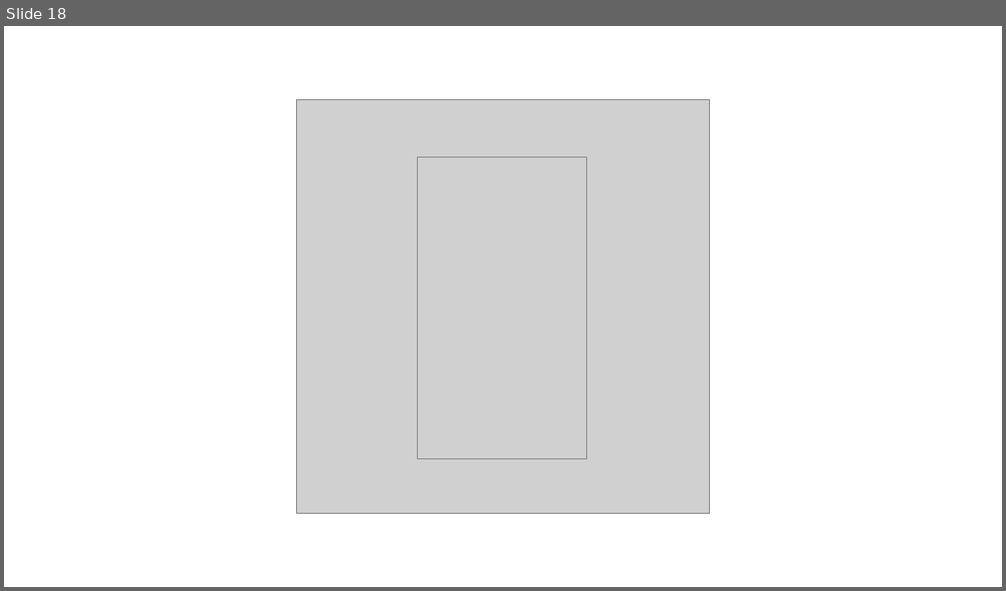
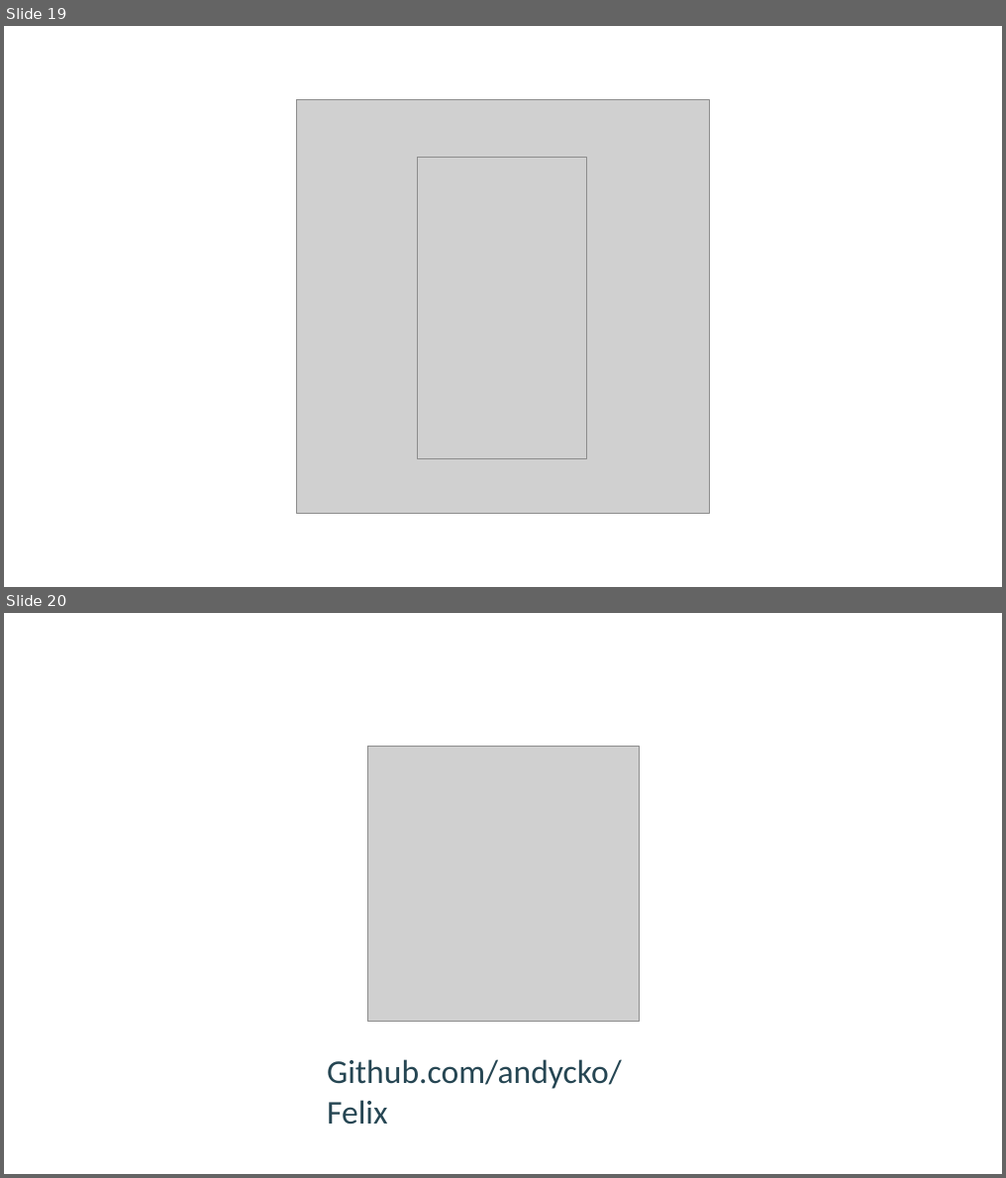
Before and after one commit to Andycko/Felix, a slide deck: Docs/Andrej Szalma-SOČ.pptx. Shown one above the other, each under a label of ours: slide 18 before the commit, slides 19 and 20 after it. The pictures are 1006x591 and 1006x1178 pixels, drawn with LibreOffice and Linux fonts; fonts in the diff are those of the drawing; grey boxes stand for pictures. Boxes give left, top, right and bottom in pixels: in the first picture for what was removed or moved away, otherwise in the second. Text is boxed around its words. In the diff, an @@ line names an element or a change of style, - is before the commit and + after.

```diff
--- a/Docs/Andrej Szalma-SOČ.pptx
+++ b/Docs/Andrej Szalma-SOČ.pptx
@@ slide 20 added at box(4, 613, 1002, 1174), background #FFFFFF @@
@@ picture added at box(367, 747, 638, 1022) @@
@@ text added at box(327, 1059, 622, 1125), 32 pt, text #264653 @@
+Github.com/andycko/Felix
@@ what was slide 18 is now slide 19 @@
```
Also in this commit, not shown: 1 slide changed, 1 other slide added, 1 slide removed.
